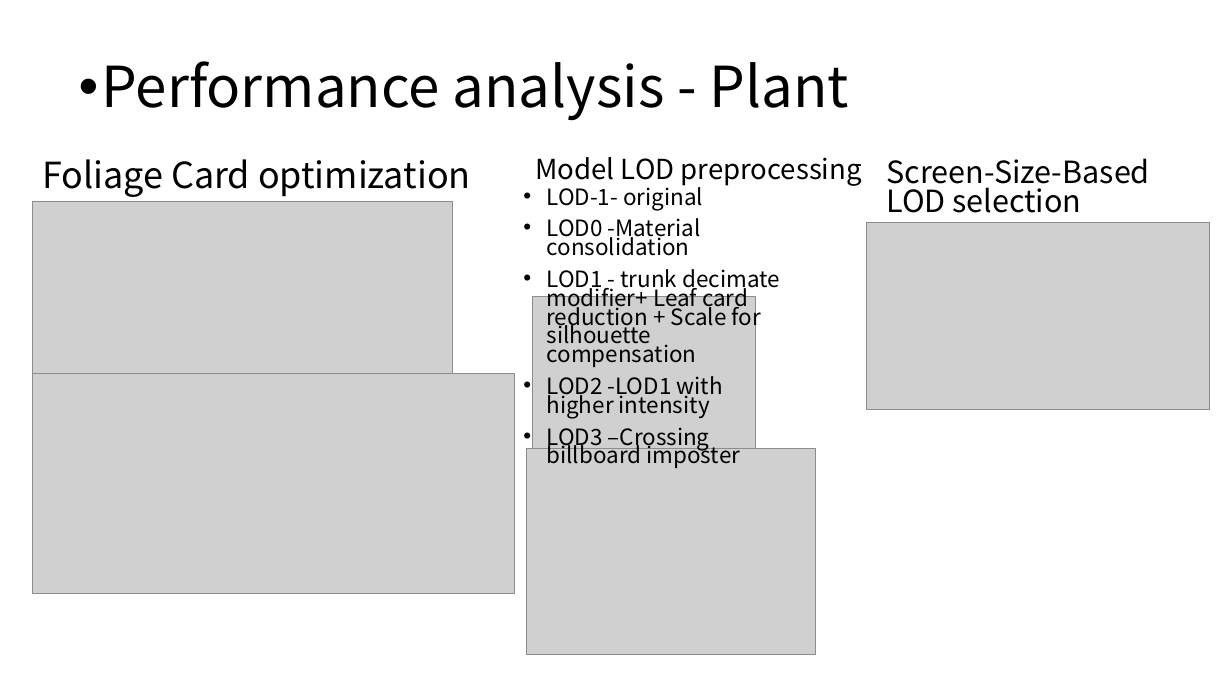
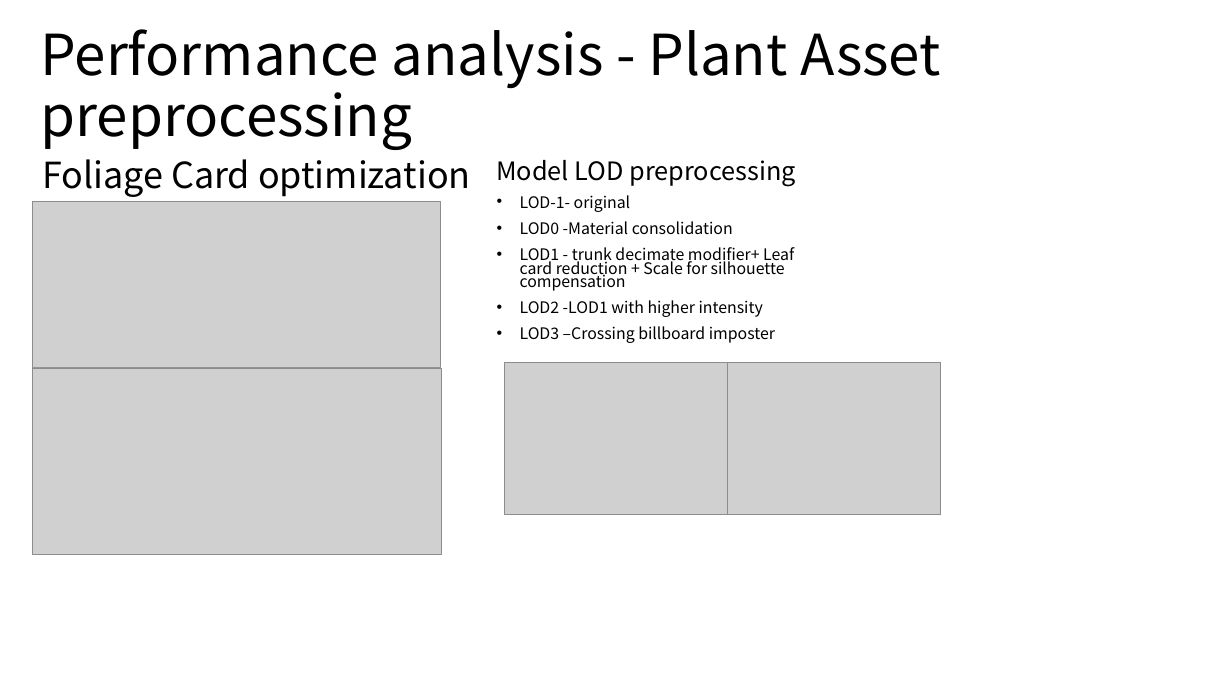
Before and after one commit to boycececil666gmailcom/webgpu-renderer, a slide deck: slide 5 of WebGPU Renderer.pptx. Drawn at 1232x693 pixels with LibreOffice and Linux fonts; fonts in the diff are those of the drawing; grey boxes stand for pictures. Boxes give left, top, right and bottom in pixels: in the first picture for what was removed or moved away, otherwise in the second. Text is boxed around its words. In the diff, an @@ line names an element or a change of style, - is before the commit and + after.

Commit message:
feat(lod): integrate multi-LOD screen-coverage foliage scattering and dynamic culling

```diff
--- a/WebGPU Renderer.pptx
+++ b/WebGPU Renderer.pptx
@@ title at (41, 29, 941, 150): text changed @@
-• Performance analysis - Plant
+Performance analysis - Plant Asset preprocessing
@@ text "Model LOD preprocessing": place and size @@
-text "Model LOD preprocessing" at (547, 182, 780, 468)
+text "Model LOD preprocessing" at (497, 160, 796, 343)
@@ text at (497, 160, 796, 187): paragraph added @@
+Model LOD preprocessing
@@ text removed at (535, 157, 862, 186) @@
-Model LOD preprocessing
@@ text removed at (886, 158, 1149, 213) @@
-Screen-Size-Based LOD selection
@@ picture: place and size @@
-picture at (33, 201, 453, 373)
+picture at (33, 201, 441, 368)
@@ text at (520, 195, 794, 343): size 17.5 to 12.4 pt in "LOD-1- original", "LOD0 -Material consolidation", "LOD1 - trunk decimate modifier+ Leaf card ...", "LOD2 -LOD1 with higher intensity" and 1 more places @@
@@ picture removed at (867, 223, 1210, 409) @@
@@ picture: place and size @@
-picture at (33, 373, 515, 593)
+picture at (33, 368, 442, 555)
@@ picture: place and size @@
-picture at (532, 297, 756, 448)
+picture at (505, 363, 728, 515)
@@ picture: place and size @@
-picture at (527, 448, 816, 654)
+picture at (728, 363, 941, 515)
```
Also in this commit, not shown: 1 other slide changed, 2 slides added, 11 other files.
